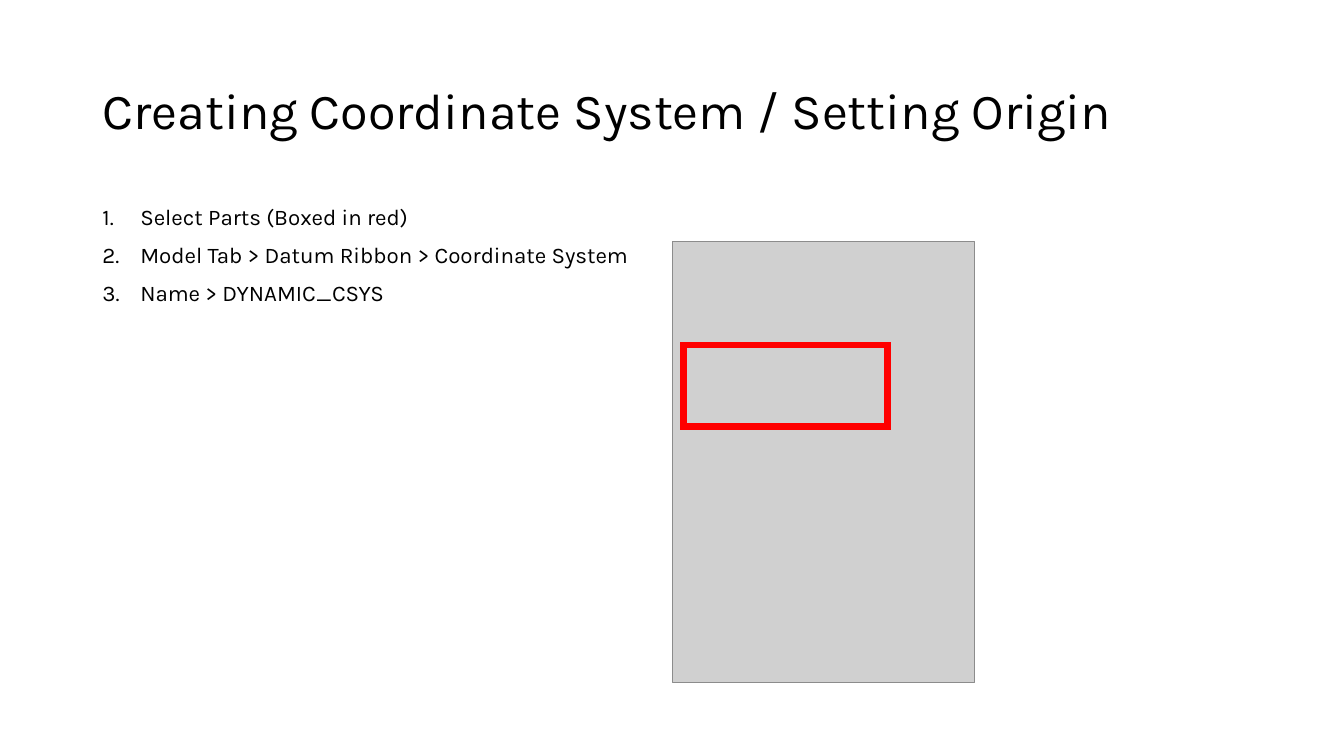
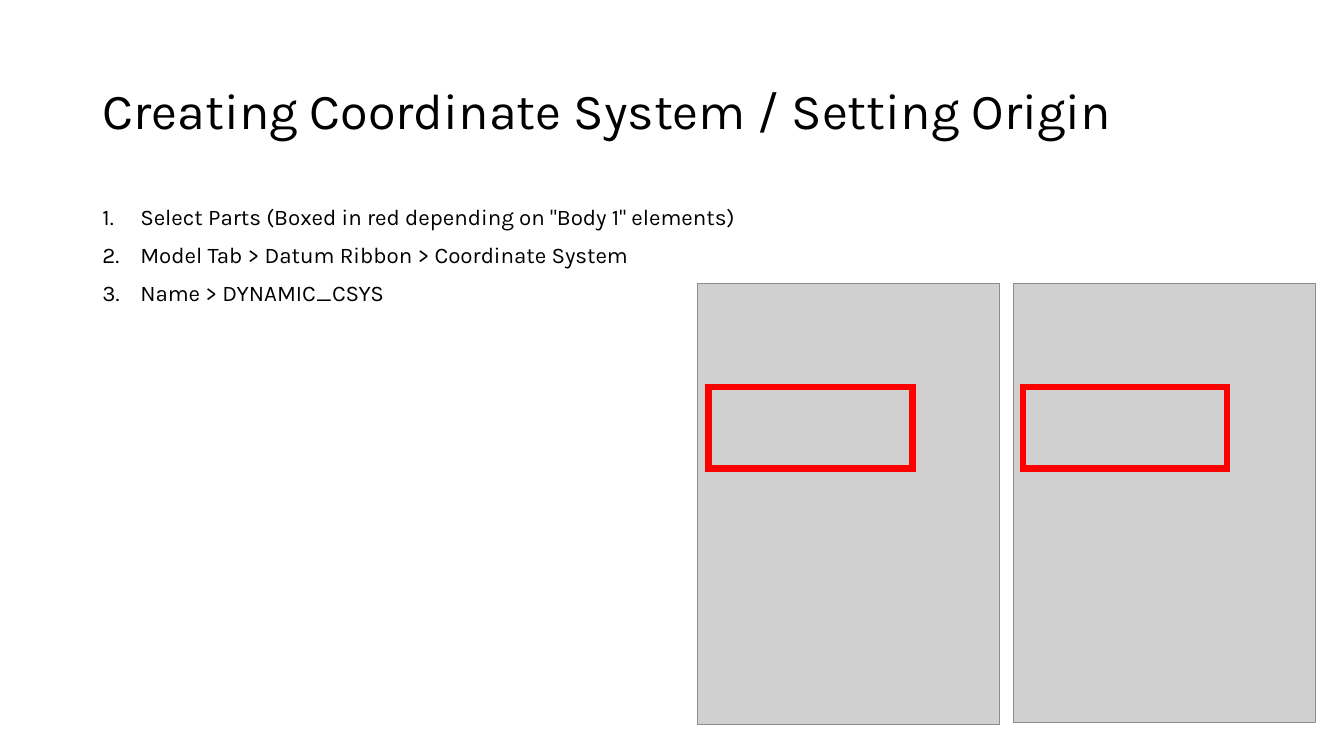
Before and after one commit to justinjones013/CNPC-Resources, a slide deck: slide 5 of Creo CSYS Methodology.pptx. Drawn at 1344x756 pixels with LibreOffice and Linux fonts; fonts in the diff are those of the drawing; grey boxes stand for pictures. Boxes give left, top, right and bottom in pixels: in the first picture for what was removed or moved away, otherwise in the second. Text is boxed around its words. In the diff, an @@ line names an element or a change of style, - is before the commit and + after.

```diff
--- a/Creo CSYS Methodology.pptx
+++ b/Creo CSYS Methodology.pptx
@@ text at [140, 209, 734, 231]: text changed @@
-1. Select Parts (Boxed in red)
+1. Select Parts (Boxed in red depending on "Body 1" elements)
@@ picture: place and size @@
-picture at [673, 242, 975, 684]
+picture at [698, 283, 1000, 725]
@@ picture added at [1013, 283, 1316, 723] @@
@@ rectangle: place and size @@
-rectangle at [684, 345, 887, 426]
+rectangle at [709, 387, 912, 469]
@@ rectangle added at [1023, 387, 1227, 469], outline #FF0000 4.5 pt @@
```
Also in this commit, not shown: 1 other slide changed, 5 slides added, 1 slide removed.
